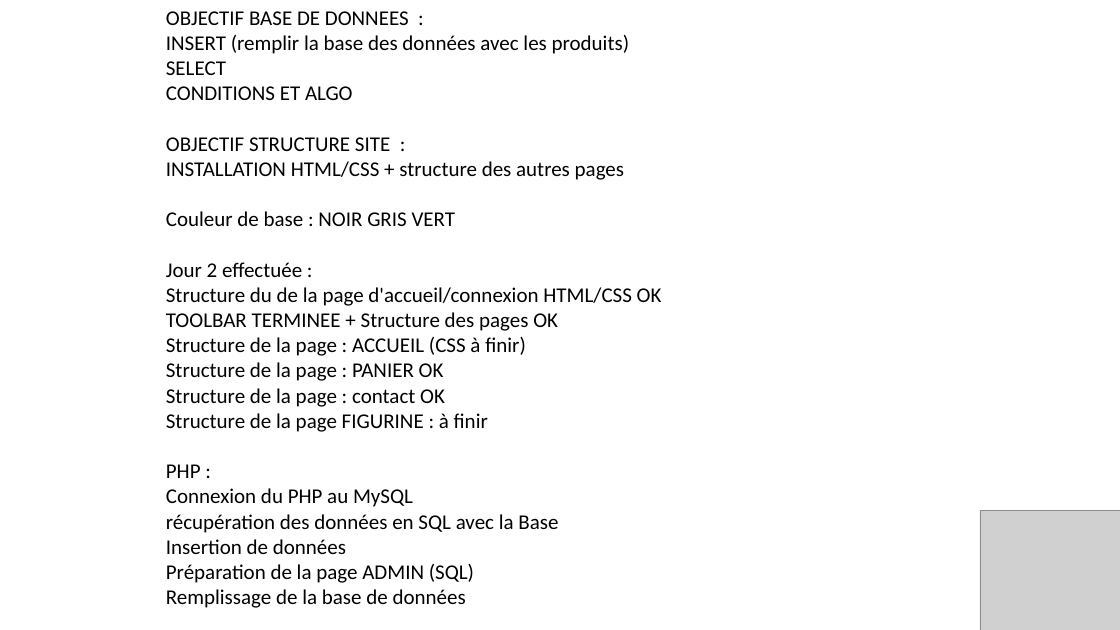
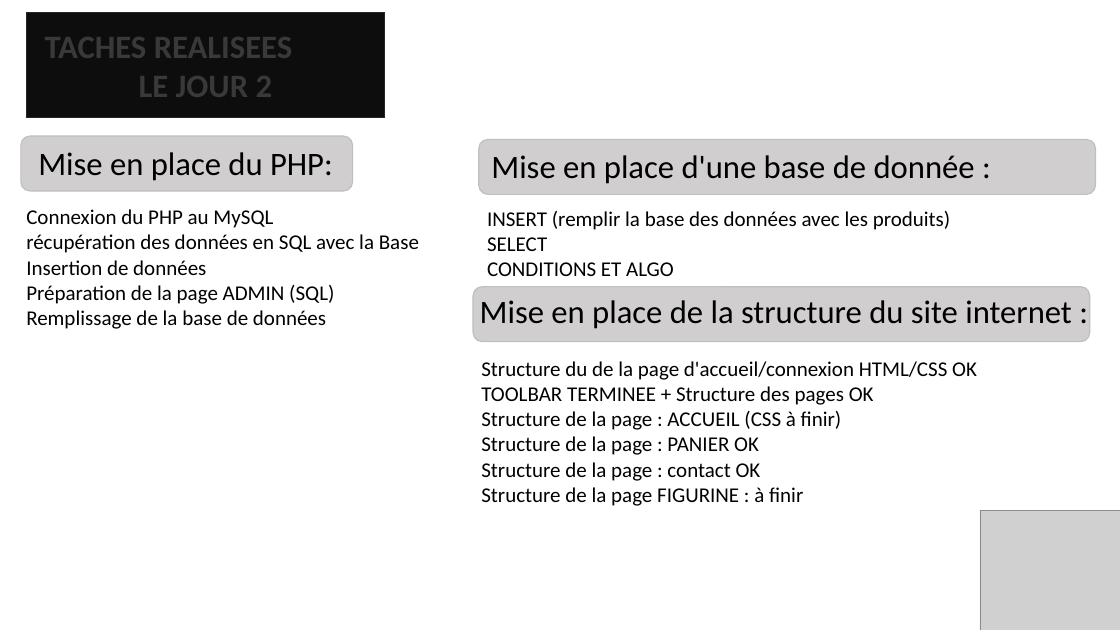
Before and after one commit to ChampemeDylan/UPOP, a slide deck: slide 11 of Présentation UPOP.pptx (slide 12 before the commit). Drawn at 1120x630 pixels with LibreOffice and Linux fonts; fonts in the diff are those of the drawing; grey boxes stand for pictures; background and template pictures are left out. Boxes give left, top, right and bottom in pixels: in the first picture for what was removed or moved away, otherwise in the second. Text is boxed around its words. In the diff, an @@ line names an element or a change of style, - is before the commit and + after.

Commit message:
maj
maj

```diff
--- a/Présentation UPOP.pptx
+++ b/Présentation UPOP.pptx
@@ rectangle added at [26, 13, 384, 118], fill #0D0D0D, outline #262626 1 pt, 28 pt, text #3B3838, bold @@
+TACHES REALISEES
+LE JOUR 2
@@ text at [166, 11, 629, 277]: paragraphs removed @@
-OBJECTIF BASE DE DONNEES :
-INSERT (remplir la base des données avec les produits)
-SELECT
-CONDITIONS ET ALGO
-OBJECTIF STRUCTURE SITE :
-INSTALLATION HTML/CSS + structure des autres pages
-Couleur de base : NOIR GRIS VERT
-Jour 2 effectuée :
@@ rounded rectangle added at [21, 136, 353, 191], fill #D0CECE, outline #BFBFBF 1 pt @@
@@ rounded rectangle added at [479, 139, 1096, 194], fill #D0CECE, outline #BFBFBF 1 pt @@
@@ text added at [38, 152, 333, 181], 28 pt, text #000000 @@
+Mise en place du PHP:
@@ text added at [491, 155, 975, 184], 28 pt, text #000000 @@
+Mise en place d'une base de donnée :
@@ text added at [26, 209, 419, 329], 18 pt, text #000000 @@
+Connexion du PHP au MySQL
+récupération des données en SQL avec la Base
+Insertion de données
+Préparation de la page ADMIN (SQL)
+Remplissage de la base de données
@@ text added at [487, 211, 950, 276], 18 pt, text #000000 @@
+INSERT (remplir la base des données avec les produits)
+SELECT
+CONDITIONS ET ALGO
@@ rounded rectangle added at [473, 287, 1090, 341], fill #D0CECE, outline #BFBFBF 1 pt @@
@@ text added at [480, 300, 1072, 329], 28 pt, text #000000 @@
+Mise en place de la structure du site internet :
@@ text "Structure du de la page ...": place and size @@
-text "Structure du de la page ..." at [166, 11, 662, 608]
+text "Structure du de la page ..." at [481, 361, 977, 506]
@@ text at [166, 464, 558, 608]: paragraphs removed @@
-PHP :
-Connexion du PHP au MySQL
-récupération des données en SQL avec la Base
-Insertion de données
-Préparation de la page ADMIN (SQL)
-Remplissage de la base de données
```
Also in this commit, not shown: 4 other slides changed, 2 slides removed.
